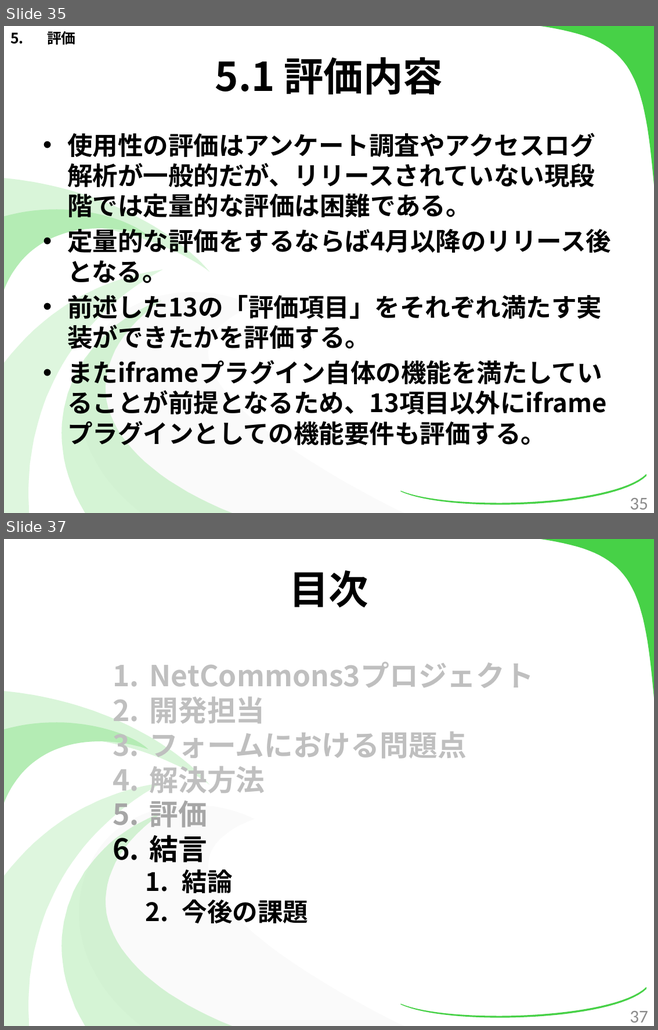
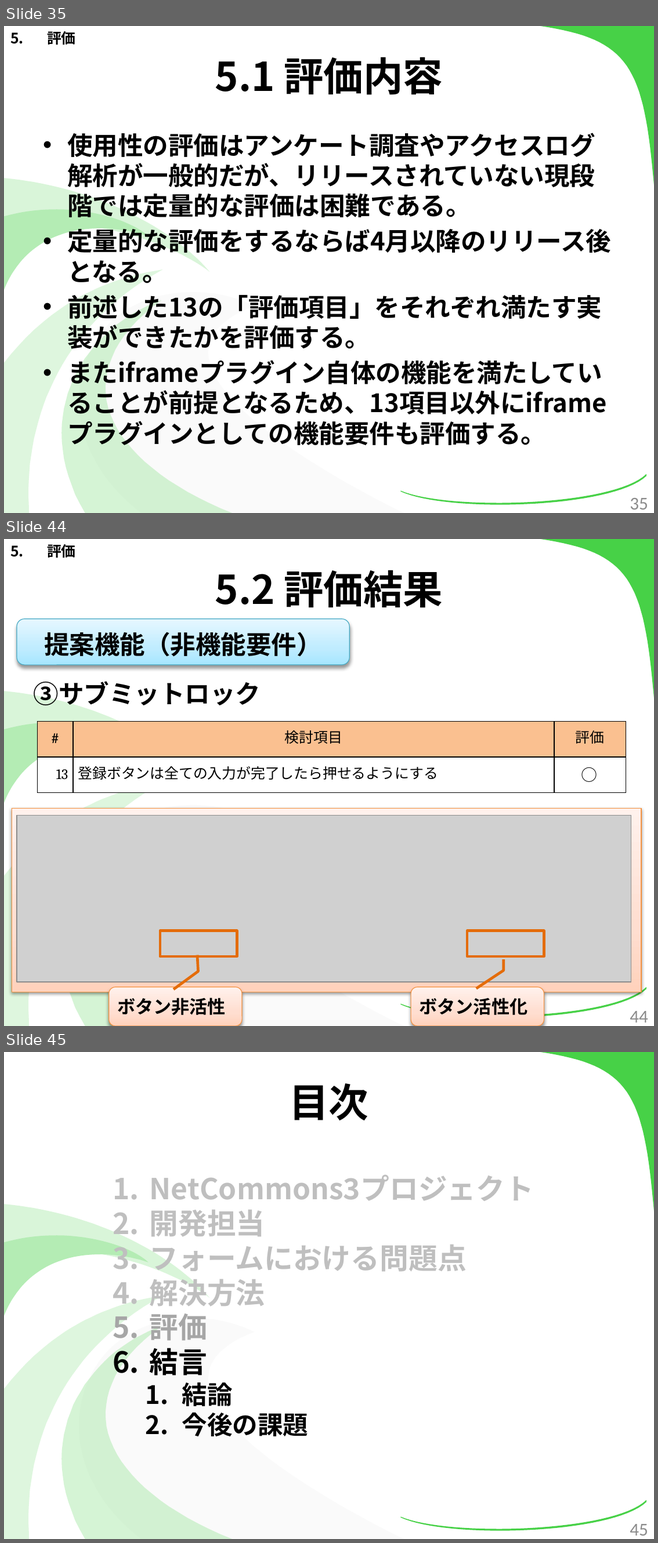
Before and after one commit to kotaro0717/Report-Management, a slide deck: PowerPoint/report_hokada.pptx. Shown one above the other, each under a label of ours: slides 35 and 37 before the commit, slides 35, 44 and 45 after it; the slides between them are not shown. The pictures are 658x1030 and 658x1543 pixels, drawn with LibreOffice and Linux fonts; fonts in the diff are those of the drawing; grey boxes stand for pictures. Boxes give left, top, right and bottom in pixels: in the first picture for what was removed or moved away, otherwise in the second. Text is boxed around its words. In the diff, an @@ line names an element or a change of style, - is before the commit and + after.

Commit message:
提案機能の評価まとめ中

```diff
--- a/PowerPoint/report_hokada.pptx
+++ b/PowerPoint/report_hokada.pptx
@@ slide 44 added at [4, 539, 654, 1026], background #FFFFFF; not listed: 7 template elements that a slide beside it also shows @@
@@ text added at [47, 544, 76, 558], 16 pt, text #000000, bold @@
+5. 評価
@@ title added at [215, 570, 442, 608], 44 pt, text #000000, bold @@
+5.2 評価結果
@@ rounded rectangle added at [17, 619, 350, 665], fill gradient #A7E6FF to #C1EDFF to #E7F8FF, outline #46AAC5 0.75 pt, 28 pt, text #000000, bold @@
+提案機能（非機能要件）
@@ text added at [34, 681, 260, 705], 28 pt, text #000000, bold @@
+③サブミットロック
@@ table added at [37, 722, 625, 793], 2 rows, 3 columns @@
+# | 検討項目 | 評価
+13 | 登録ボタンは全ての入力が完了したら押せるようにする | 
@@ text added at [574, 761, 610, 787], 18 pt, text #000000 @@
+○
@@ rectangle added at [12, 808, 641, 992], fill gradient #FFD2BD to #FFDED0 to #FFF2ED, outline #F69240 0.75 pt @@
@@ picture added at [17, 815, 631, 982] @@
@@ border callout added at [160, 931, 237, 957], outline #E46C0A 3 pt @@
@@ border callout added at [467, 931, 543, 957], outline #E46C0A 3 pt @@
@@ rounded rectangle added at [108, 987, 242, 1026], fill gradient #FFD2BD to #FFDED0 to #FFF2ED, outline #F69240 0.75 pt, 20 pt, text #000000, bold @@
+ボタン非活性
@@ rounded rectangle added at [411, 987, 544, 1026], fill gradient #FFD2BD to #FFDED0 to #FFF2ED, outline #F69240 0.75 pt, 20 pt, text #000000, bold @@
+ボタン活性化
@@ page number added at [629, 1011, 648, 1023], 20 pt, text #8C8C8C @@
+44
@@ what was slide 37 is now slide 45 @@
@@ page number at [629, 1524, 648, 1536]: text changed @@
-37
+45
```
Also in this commit, not shown: 6 slides changed, 7 other slides added.
